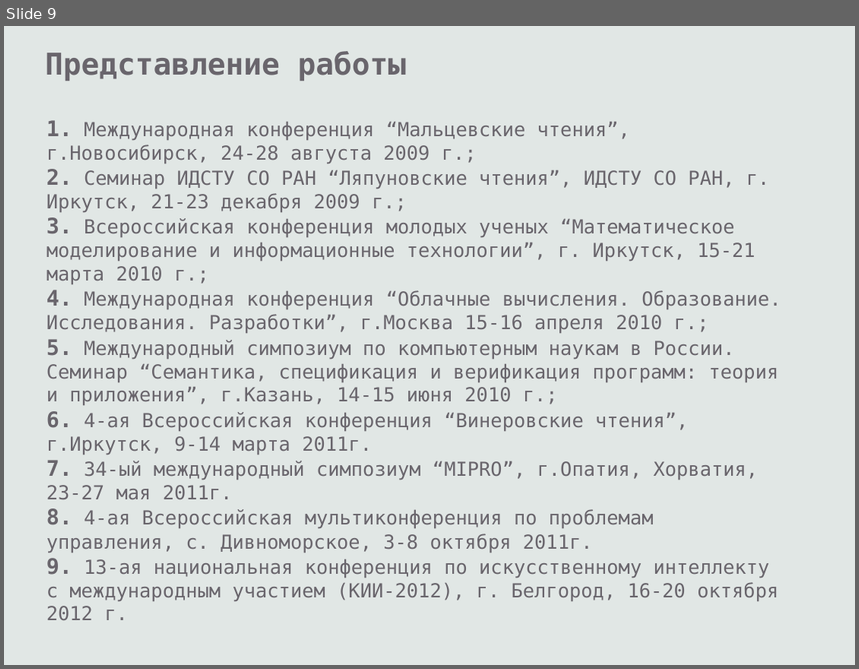
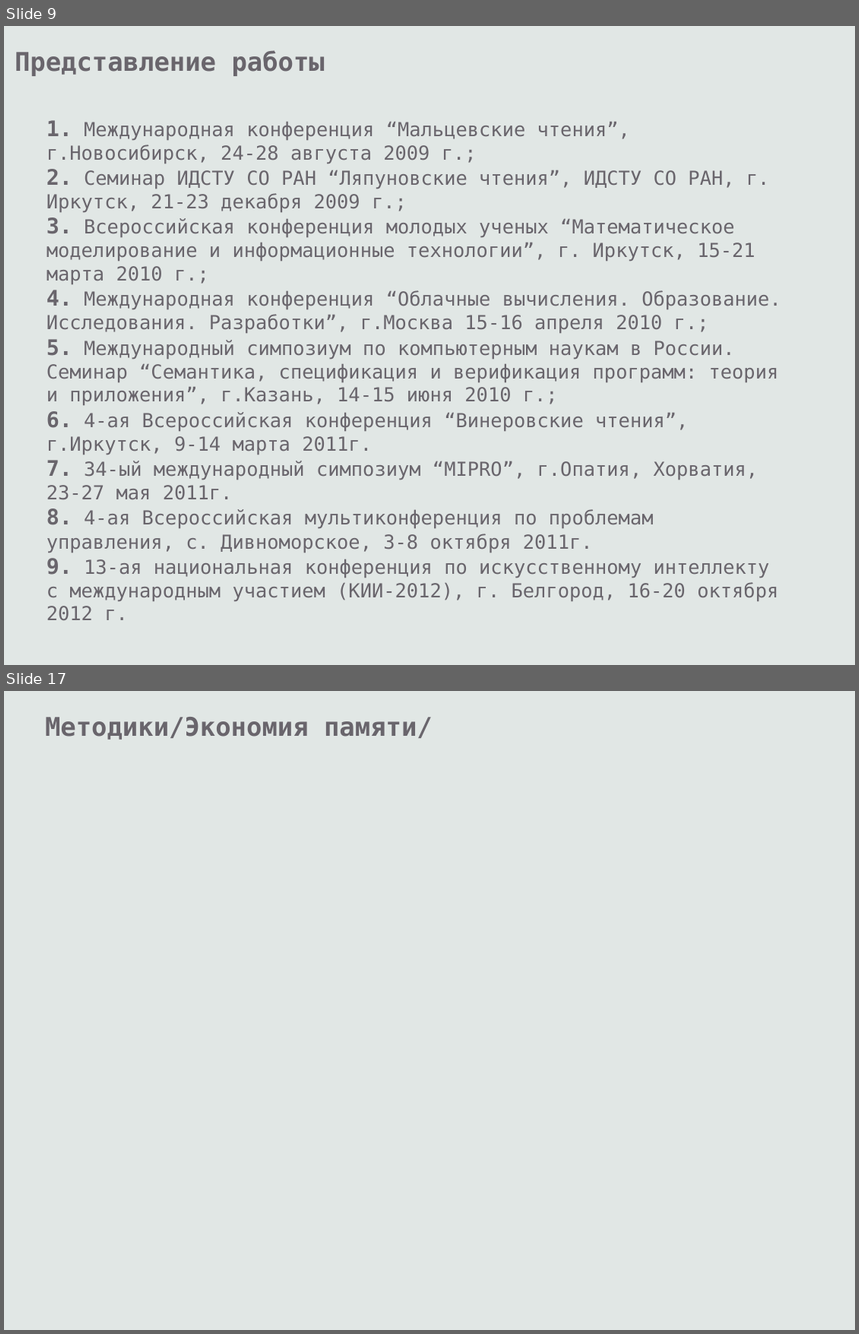
Before and after one commit to eugeneai/prisnif, a slide deck: brick/pres/pacman.odp. Shown one above the other, each under a label of ours: slide 9 before the commit, slides 9 and 17 after it; the slides between them are not shown. The pictures are 859x669 and 859x1334 pixels, drawn with LibreOffice and Linux fonts; fonts in the diff are those of the drawing. Boxes give left, top, right and bottom in pixels: in the first picture for what was removed or moved away, otherwise in the second. Text is boxed around its words. In the diff, an @@ line names an element or a change of style, - is before the commit and + after.

```diff
--- a/brick/pres/pacman.odp
+++ b/brick/pres/pacman.odp
@@ slide 17 added at [4, 691, 855, 1330], background #E1E7E5 @@
@@ text added at [45, 717, 433, 740], 24 pt, text #69656C, bold @@
+Методики/Экономия памяти/
@@ slide 9 changed as well @@
@@ text "Представление работы": place and size @@
-text "Представление работы" at [45, 51, 407, 81]
+text "Представление работы" at [15, 50, 325, 76]
@@ text "Представление работы" at [15, 50, 325, 76]: size 28 to 24 pt @@
```
Also in this commit, not shown: 8 other slides changed, 8 other slides added, 7 slides removed, 1 other file.
